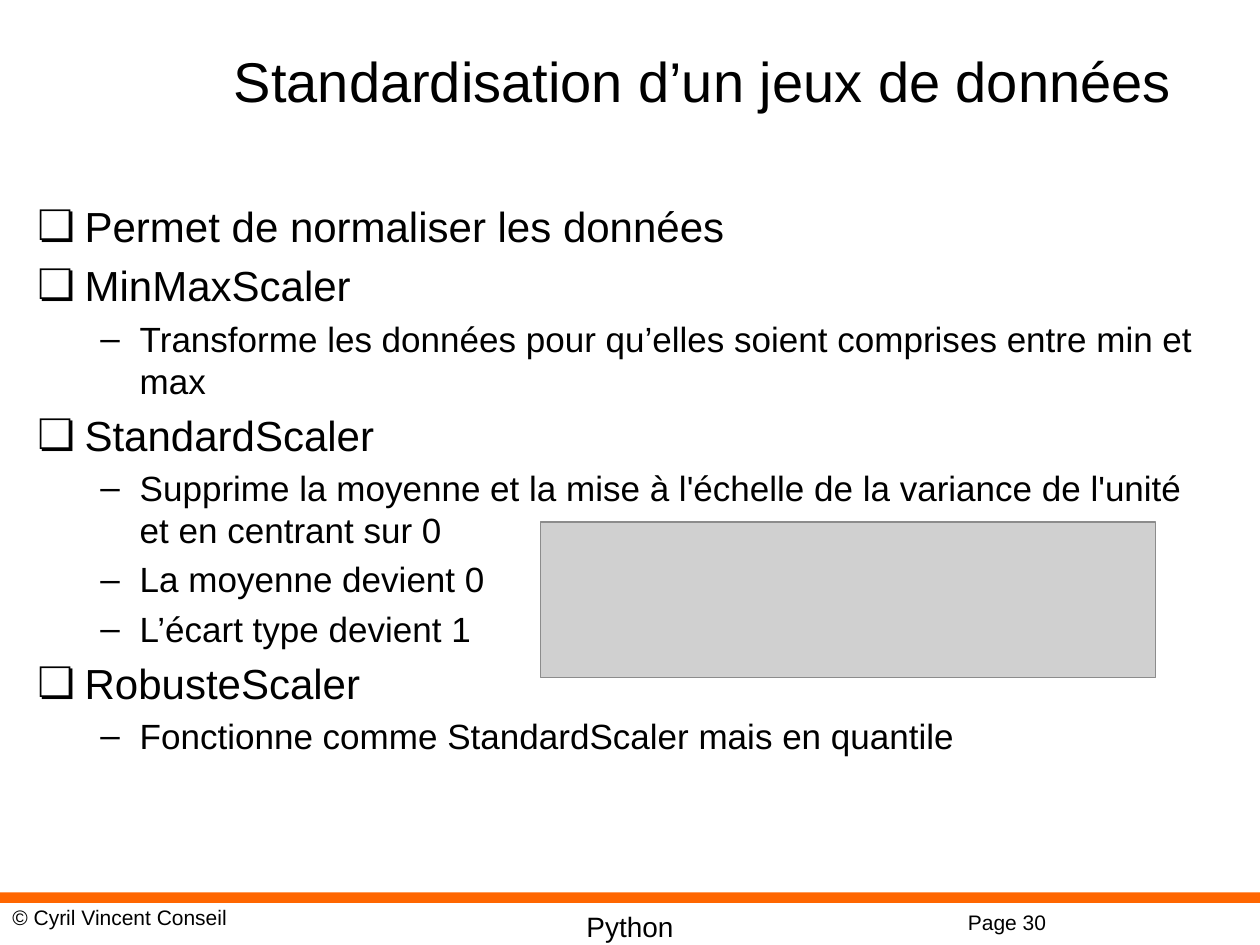
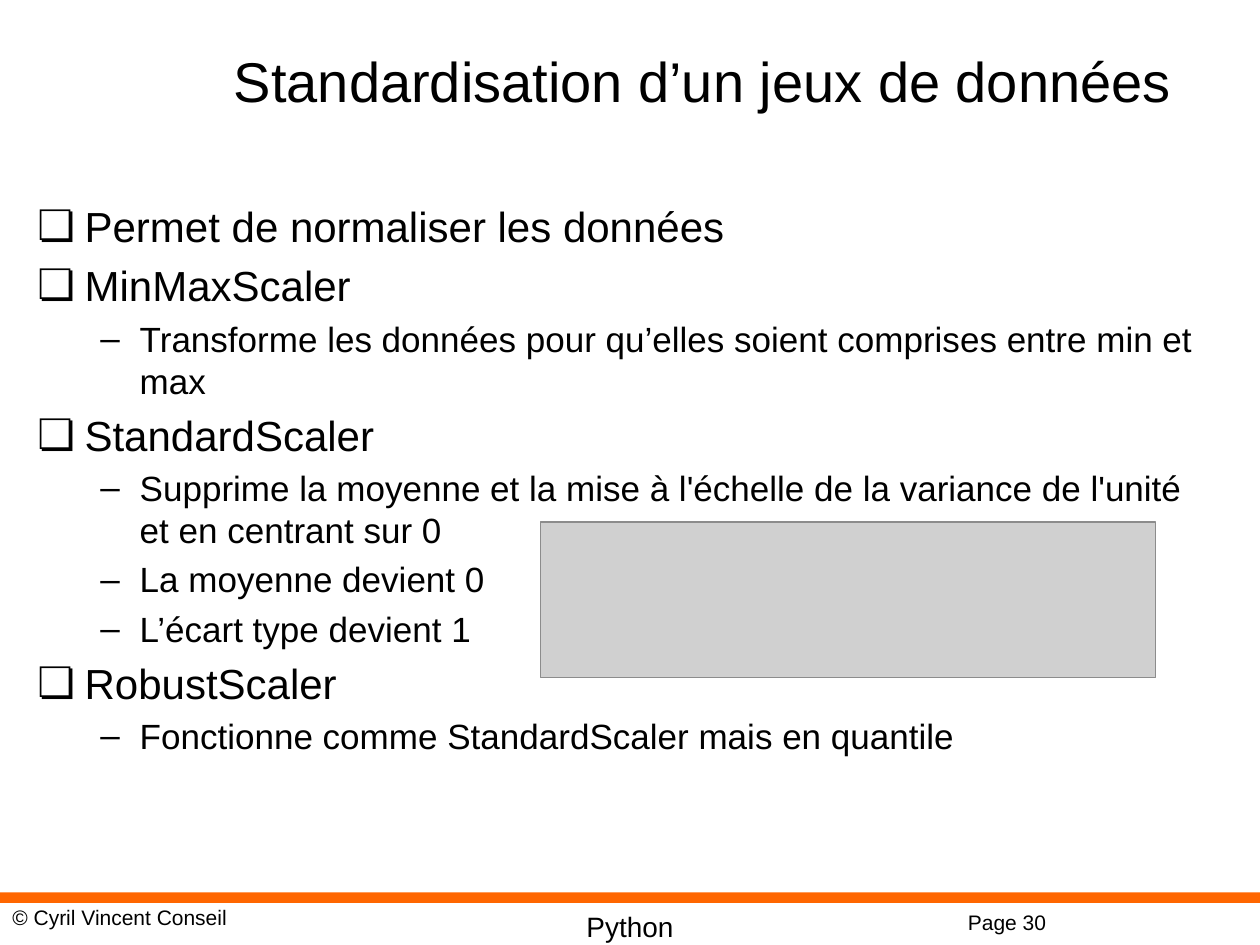
Before and after one commit to cyrilvincent/DL, a slide deck: slide 30 of PPT/DeepLearning09-Keras.pptx. Drawn at 1260x945 pixels with LibreOffice and Linux fonts; fonts in the diff are those of the drawing; grey boxes stand for pictures; background and template pictures are left out. Boxes give left, top, right and bottom in pixels: in the first picture for what was removed or moved away, otherwise in the second. Text is boxed around its words. In the diff, an @@ line names an element or a change of style, - is before the commit and + after.

```diff
--- a/PPT/DeepLearning09-Keras.pptx
+++ b/PPT/DeepLearning09-Keras.pptx
@@ text at (85,668,337,700): text changed @@
-❏ RobusteScaler
+❏ RobustScaler
```
Also in this commit, not shown: 2 other slides changed, 11 other files.
